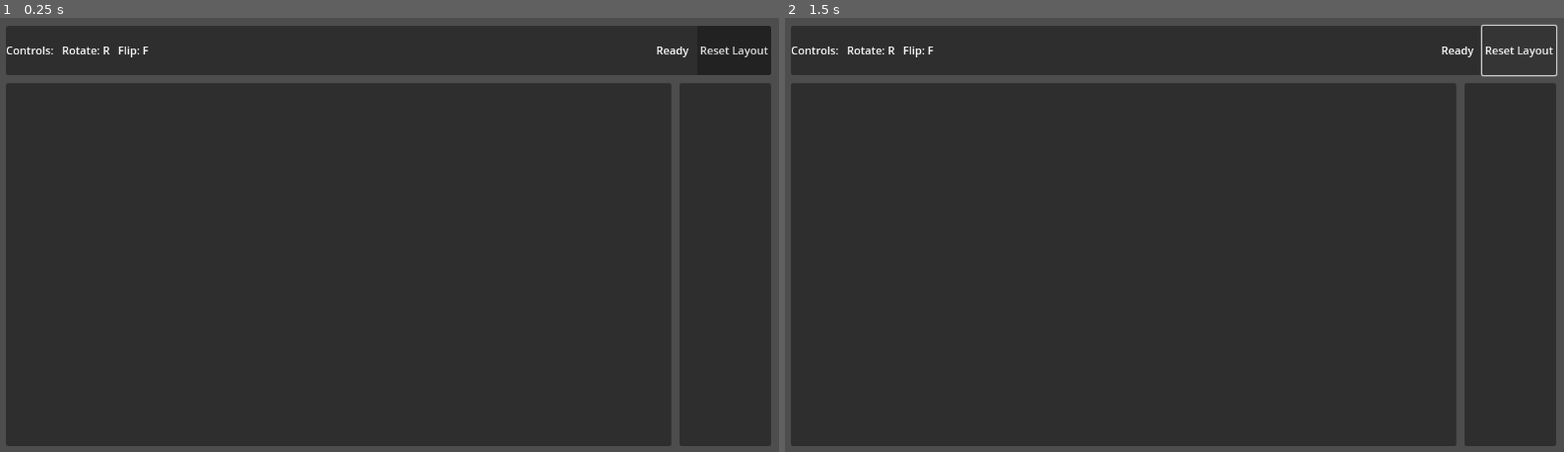
Above: before the commit, frames 1-2 (left to right).
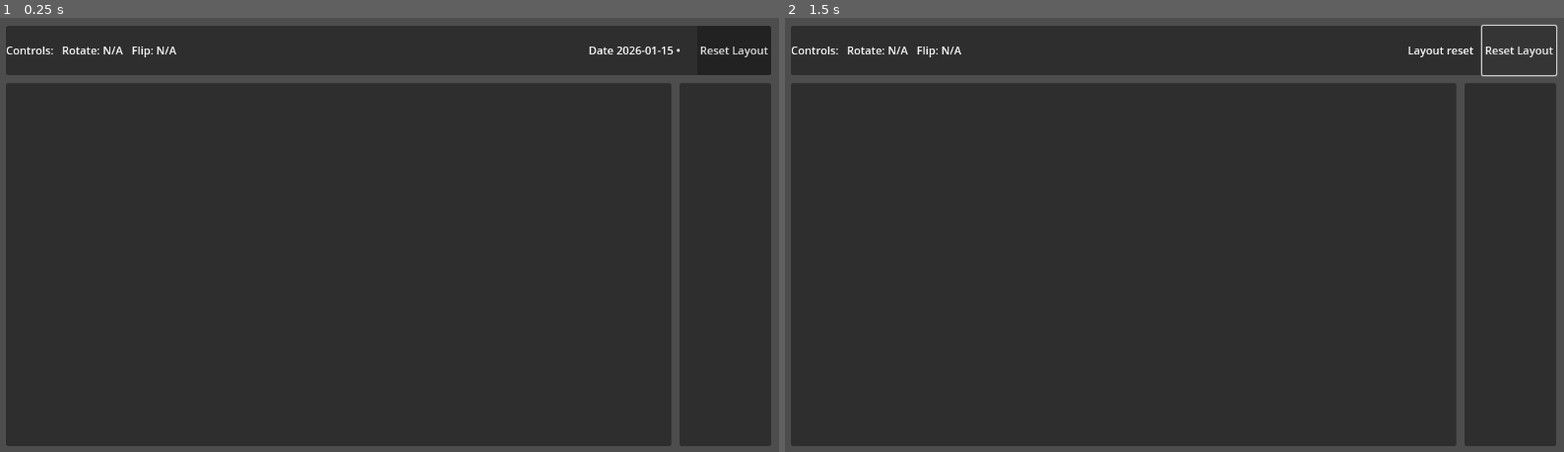
Above: after the commit, the same moments.

Repository: FoxDyed/CalendarGame
Game: Godot game, scene res://scenes/gameplay/main_gameplay_scene.tscn
The game is run twice, just before and just after one commit, with the same random seed, the same clock (stepped at 60 frames per second) and the same inputs. The project has no main scene, so this scene is started directly.
Inputs (mouse positions are in pixels of both pictures, inside the frame that each line leads up to):
- Up to frame 1 (0.25 s): no input
- Up to frame 2 (1.5 s): tap Enter at 0.5 s; move the mouse to (1345, 213) at 0.52 s; tap R at 0.6 s; click (1345, 213) at 0.67 s; click "Reset Layout" at 1.25 s

The runs differ from the first frame. In frame 1, 0.2% of the frame differs, in the area x 13-89%, y 6-10%; in frame 2, 0.2%.

Commit message:
Fix gameplay UI node lookups for nested controls

Diff:
--- a/scripts/gameplay/main_gameplay_controller.gd
+++ b/scripts/gameplay/main_gameplay_controller.gd
@@ -15,9 +15,9 @@
 @onready var board: Control = %Board
 @onready var piece_tray: Control = %PieceTray
 @onready var ui_controls: Control = %UIControls
-@onready var rotate_hint_label: Label = %RotateHintLabel
-@onready var flip_hint_label: Label = %FlipHintLabel
-@onready var reset_layout_button: Button = %ResetLayoutButton
+@onready var rotate_hint_label: Label = get_node_or_null("%UIControls/UIRow/RotateHintLabel") as Label
+@onready var flip_hint_label: Label = get_node_or_null("%UIControls/UIRow/FlipHintLabel") as Label
+@onready var reset_layout_button: Button = get_node_or_null("%UIControls/UIRow/ResetLayoutButton") as Button
 
 var _loaded_piece_count := 0
 var _board_state: Dictionary = {}
@@ -158,7 +158,7 @@
 	_board_view.set_occupied_coordinates(_drop_placement_state.get_occupied_coordinates())
 
 func _set_status_text(text: String) -> void:
-	var status_label := ui_controls.get_node_or_null("StatusLabel") as Label
+	var status_label := ui_controls.get_node_or_null("UIRow/StatusLabel") as Label
 	if status_label != null:
 		status_label.text = text
 
